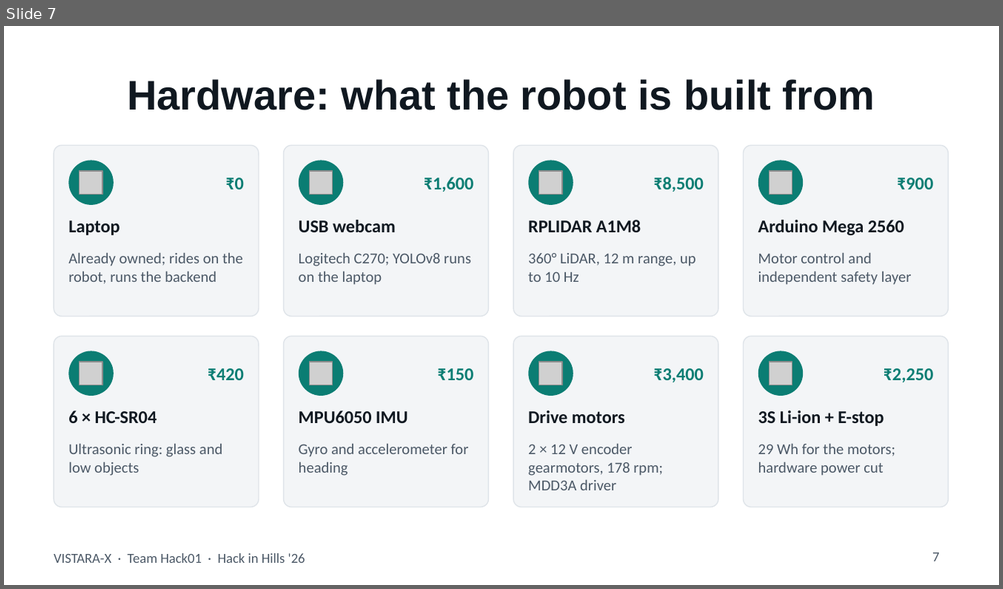
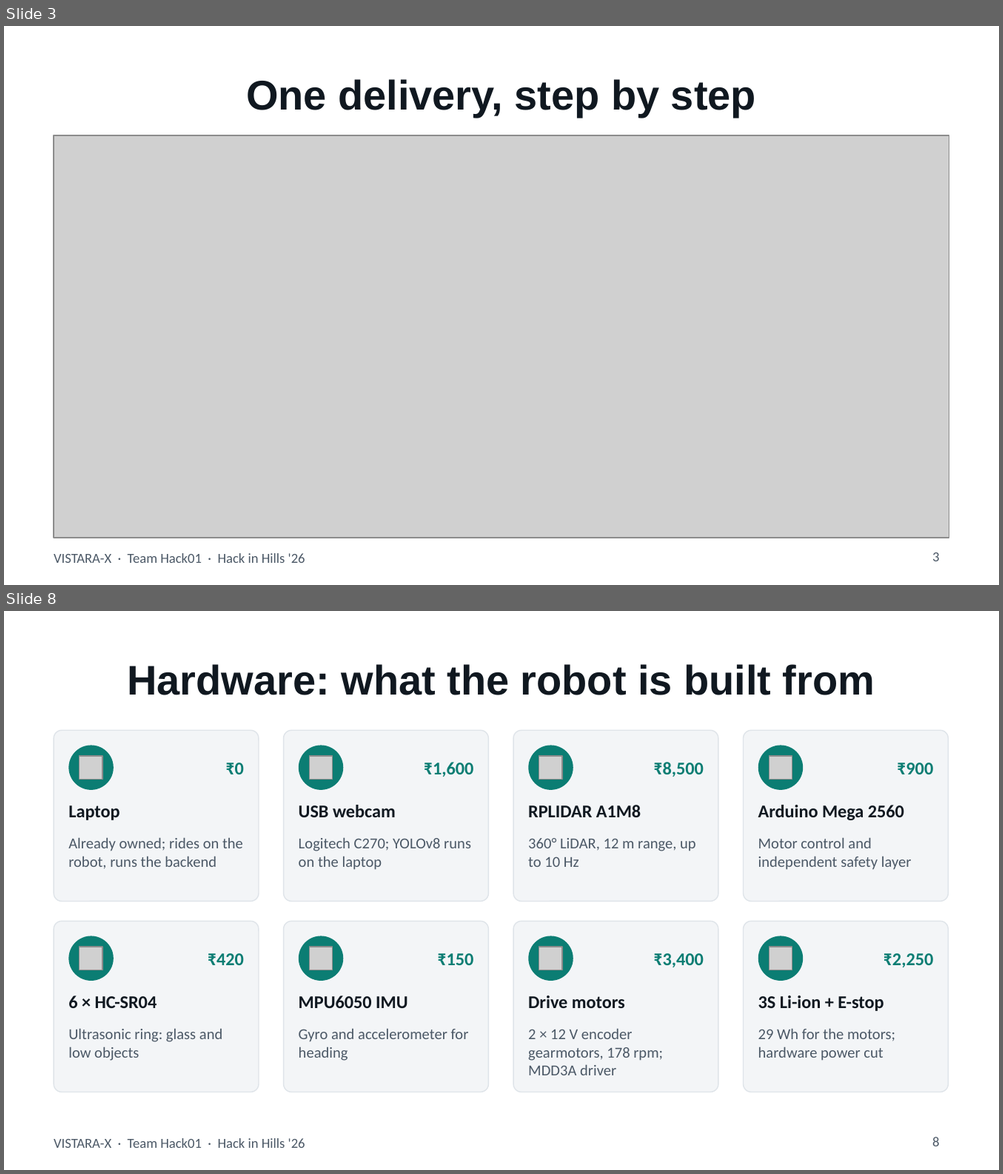
Before and after one commit to RiteshKumar2e/VISTARA-X, a slide deck: presentation/VISTARA-X_Hack01.pptx. Shown one above the other, each under a label of ours: slide 7 before the commit, slides 3 and 8 after it; the slides between them are not shown. The pictures are 1003x589 and 1003x1174 pixels, drawn with LibreOffice and Linux fonts; fonts in the diff are those of the drawing; grey boxes stand for pictures. Boxes give left, top, right and bottom in pixels: in the first picture for what was removed or moved away, otherwise in the second. Text is boxed around its words. In the diff, an @@ line names an element or a change of style, - is before the commit and + after.

```diff
--- a/presentation/VISTARA-X_Hack01.pptx
+++ b/presentation/VISTARA-X_Hack01.pptx
@@ slide 3 added at bbox=[4, 26, 999, 585], background #FFFFFF; not listed: 1 template element that a slide beside it also shows @@
@@ title added at bbox=[246, 79, 756, 116], 30 pt, text #101820, bold @@
+One delivery, step by step
@@ picture added at bbox=[54, 136, 949, 538] @@
@@ page number added at bbox=[932, 553, 939, 562], 10 pt, text #4B5866 @@
+3
@@ what was slide 7 is now slide 8 @@
@@ page number at bbox=[932, 1137, 939, 1147]: text changed @@
-7
+8
```
Also in this commit, not shown: 3 slides changed, 4 other slides added, 7 slides removed, 10 other files.
